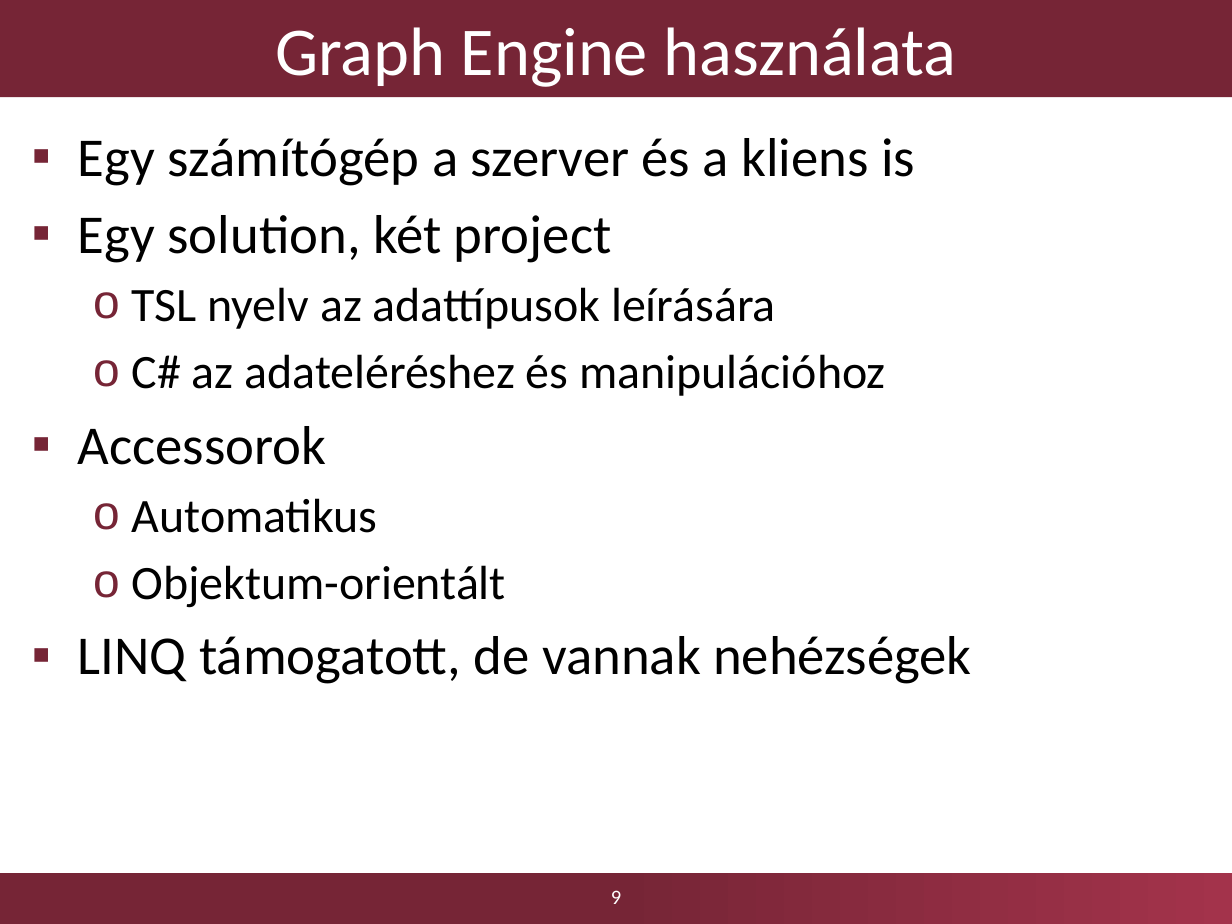
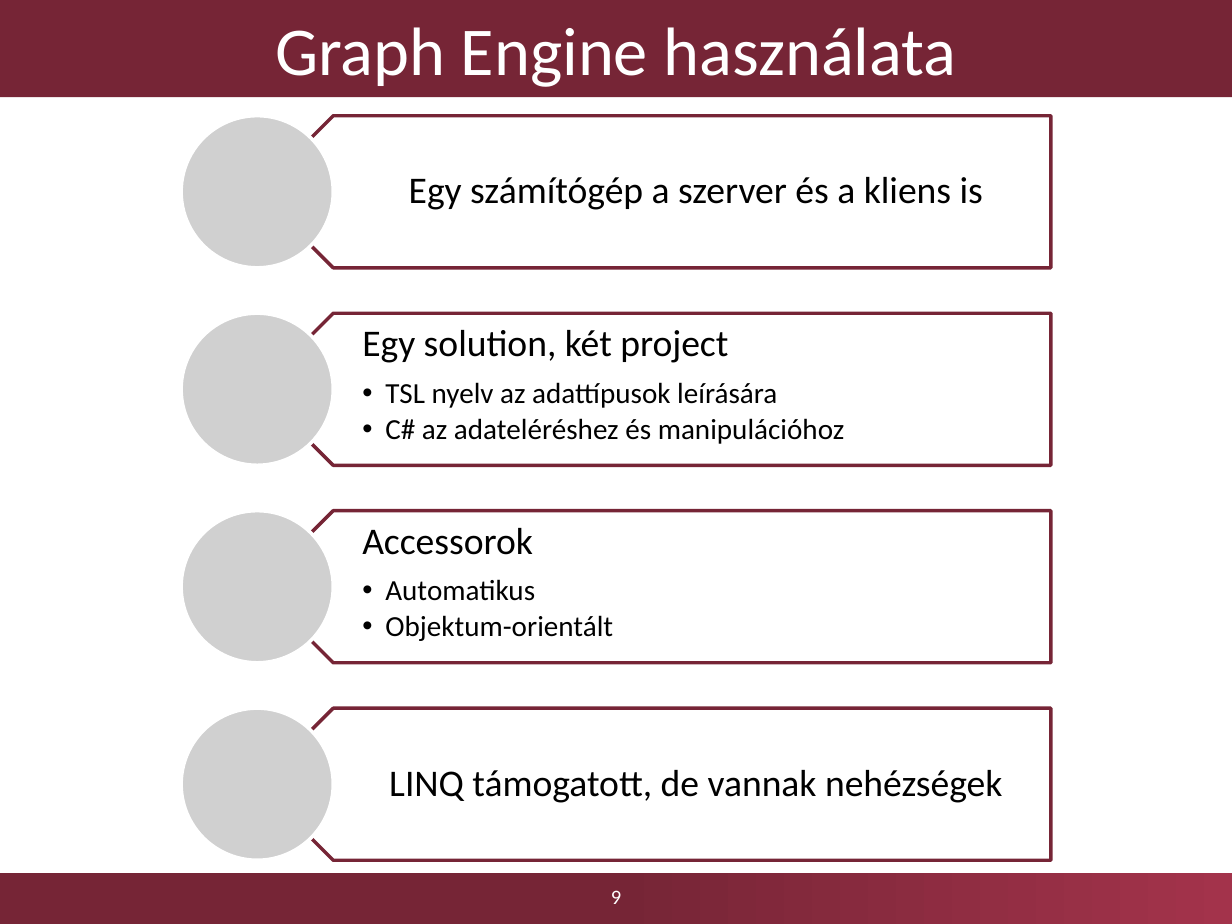
Before and after one commit to Kreestof/szakdolgozat-presentation, a slide deck: slide 9 of Dobosy_Kristof_szakdolgozat_2017_GraphEngine_0.pptx. Drawn at 1232x924 pixels with LibreOffice and Linux fonts; fonts in the diff are those of the drawing; grey boxes stand for pictures; background and template pictures are left out. Boxes give left, top, right and bottom in pixels: in the first picture for what was removed or moved away, otherwise in the second. Text is boxed around its words. In the diff, an @@ line names an element or a change of style, - is before the commit and + after.

```diff
--- a/Dobosy_Kristof_szakdolgozat_2017_GraphEngine_0.pptx
+++ b/Dobosy_Kristof_szakdolgozat_2017_GraphEngine_0.pptx
@@ text removed at (78,138,972,684) @@
-▪ Egy számítógép a szerver és a kliens is
-▪ Egy solution, két project
-  o TSL nyelv az adattípusok leírására
-  o C# az adateléréshez és manipulációhoz
-▪ Accessorok
-  o Automatikus
-  o Objektum-orientált
-▪ LINQ támogatott, de vannak nehézségek
@@ group added at (181,116,1051,860): 4 pentagon arrows, 4 texts, 4 pictures @@
+Egy számítógép a szerver és a kliens is
+Egy solution, két project
+  • TSL nyelv az adattípusok leírására
+  • C# az adateléréshez és manipulációhoz
+Accessorok
+  • Automatikus
+  • Objektum-orientált
+LINQ támogatott, de vannak nehézségek
```
Also in this commit, not shown: 11 other slides changed, 2 other files.
